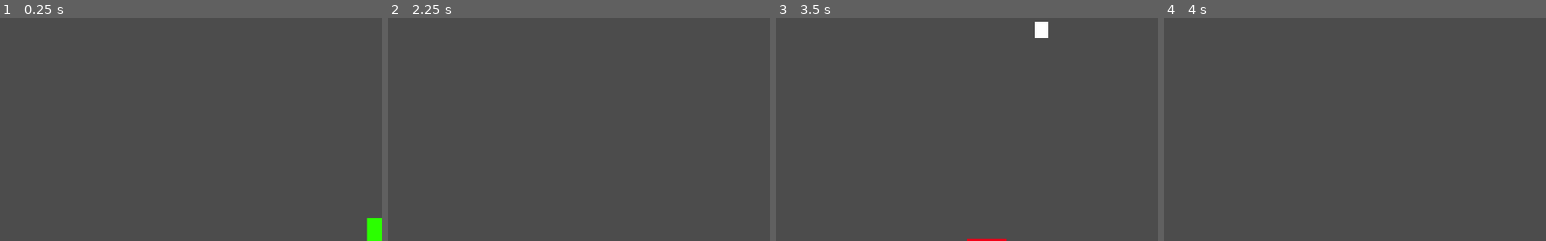
Above: before the commit, frames 1-4 (left to right).
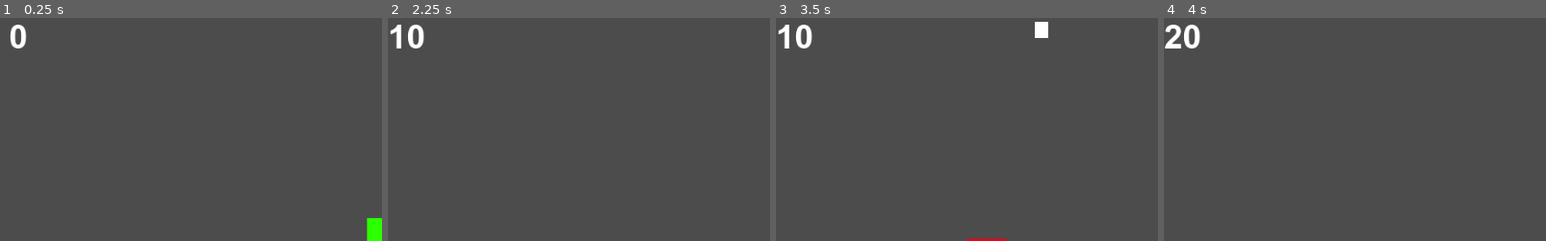
Above: after the commit, the same moments.

Repository: deengames-prototypes/spider-squasher
Game: Godot game, scene res://MainScene.tscn
Same seed, same stepped clock (60 frames per second), same inputs: the game is played once before the commit and once after it.
Inputs (mouse positions are % of the whole screen's width and height, from its top left):
- Up to frame 1 (0.25 s): no input
- Up to frame 2 (2.25 s): tap Enter at 0.5 s; move the mouse to (72, 45) at 0.52 s; press the mouse at (72, 45) at 0.53 s; hold D (move_right) 0.53-1.25 s; right-click (72, 45) at 0.8 s; release the mouse at (72, 45) at 1.25 s; drag from (30, 55) to (45, 70) at 1.27 s; move the mouse to (60, 28) at 2.02 s; press the mouse at (60, 28) at 2.03 s; hold D (move_right) from 2.03 s (still down)
- Up to frame 3 (3.5 s): right-click (60, 28) at 2.3 s; release D (move_right) at 2.75 s; release the mouse at (60, 28) at 2.75 s; drag from (45, 70) to (20, 35) at 2.77 s
- Up to frame 4 (4 s): move the mouse to (80, 65) at 3.52 s; hold A (move_left) from 3.53 s (still down); hold Right mouse button (shoot_plasma) from 3.53 s (still down); tap E at 3.6 s; click (80, 65) at 3.67 s
The pictures show only the part of the screen within x 0-50%, y 0-50%; the shares and areas given below are measured in that part.

The runs differ from the first frame. In frame 1, 0.3% of the frame differs, in the area x 2-7%, y 2-14%; in frame 2, 0.5%; in frame 3, 0.5%; in frame 4, 0.6%, in the area x 0-10%, y 2-14%.

Commit message:
Added score counter

Diff:
--- a/godot/Bullet.gd
+++ b/godot/Bullet.gd
@@ -3,6 +3,8 @@
 export (float) var bullet_speed = 600
 
 var velocity
+
+signal killed_enemy
 
 
 func _process(delta):
@@ -15,6 +17,7 @@
 	if info.collider.is_in_group("enemies"):
 		info.collider.queue_free()
 		queue_free()
+		emit_signal("killed_enemy")
 
 
 func init(x, y, angle):
--- a/godot/MainScene.gd
+++ b/godot/MainScene.gd
@@ -11,6 +11,7 @@
 
 var time_since_enemy_spawn = 0
 var time_since_powerup = 0
+var score = 0
 
 var powerup_table = [  # attribute, magnitude, duration
 	["movement_speed", 100, 5],
@@ -36,7 +37,7 @@
 		time_since_powerup = 0
 		var powerup_info = powerup_table[randi() % powerup_table.size()]
 		var powerup = PowerUp.instance()
-		powerup.init(powerup_info[0], powerup_info[1], powerup_info[2])
+		powerup.init($Player, powerup_info[0], powerup_info[1], powerup_info[2])
 		$Player.connect("killed", powerup, "_on_Player_killed")
 		add_child(powerup)
 
@@ -47,7 +48,14 @@
 
 func _on_Player_shoot_plasma(plasma_ball):
 	add_child(plasma_ball)
+	plasma_ball.connect("killed_enemy", self, "_on_enemy_killed")
 
 
 func _on_Player_shoot_bullet(bullet):
 	add_child(bullet)
+	bullet.connect("killed_enemy", self, "_on_enemy_killed")
+
+
+func _on_enemy_killed():
+	score += 10
+	$ScoreLabel.set_text(String(score))
--- a/godot/MainScene.tscn
+++ b/godot/MainScene.tscn
@@ -1,9 +1,18 @@
-[gd_scene load_steps=3 format=2]
+[gd_scene load_steps=5 format=2]
 
 [ext_resource path="res://MainScene.gd" type="Script" id=1]
 [ext_resource path="res://Player.tscn" type="PackedScene" id=2]
+[ext_resource path="res://arialbd.ttf" type="DynamicFontData" id=3]
 
-[node name="MainScene" type="Node2D"]
+[sub_resource type="DynamicFont" id=1]
+
+size = 45
+use_mipmaps = false
+use_filter = false
+font_data = ExtResource( 3 )
+_sections_unfolded = [ "Settings" ]
+
+[node name="MainScene" type="Node2D" index="0"]
 
 script = ExtResource( 1 )
 enemies_per_second = 0.5
@@ -13,7 +22,31 @@
 
 [node name="Player" parent="." index="0" instance=ExtResource( 2 )]
 
+position = Vector2( 703.95, 162.45 )
 _sections_unfolded = [ "Transform" ]
+
+[node name="ScoreLabel" type="Label" parent="." index="1"]
+
+anchor_left = 0.0
+anchor_top = 0.0
+anchor_right = 0.0
+anchor_bottom = 0.0
+margin_right = 50.0
+margin_bottom = 50.0
+rect_pivot_offset = Vector2( 0, 0 )
+rect_clip_content = true
+mouse_filter = 0
+mouse_default_cursor_shape = 0
+size_flags_horizontal = 1
+size_flags_vertical = 1
+custom_fonts/font = SubResource( 1 )
+text = "0"
+align = 1
+valign = 1
+percent_visible = 1.0
+lines_skipped = 0
+max_lines_visible = -1
+_sections_unfolded = [ "Rect", "custom_fonts" ]
 
 [connection signal="killed" from="Player" to="." method="_on_Player_killed"]
 
--- a/godot/PlasmaCharge.gd
+++ b/godot/PlasmaCharge.gd
@@ -6,6 +6,8 @@
 var player
 var is_shot = false
 var velocity
+
+signal killed_enemy
 
 
 func init(plyr):
@@ -32,3 +34,4 @@
 		if collision_info != null:
 			if collision_info.collider.is_in_group("enemies"):
 				collision_info.collider.queue_free()
+				emit_signal("killed_enemy")
--- a/godot/PowerUp.gd
+++ b/godot/PowerUp.gd
@@ -2,7 +2,7 @@
 
 var powered_attribute
 var magnitude
-var powered_thing
+var player
 var is_activated = false
 
 func _ready():
@@ -12,24 +12,24 @@
 	position.y = rand_range(0, height)
 
 
-func init(attr, magni, duration):
+func init(_player, attr, magni, duration):
+	player = _player
 	powered_attribute = attr
 	magnitude = magni
 	$Timer.set_wait_time(duration)
 
 func _on_PowerUp_body_entered(body):
-	if body.get(powered_attribute) != null and not is_activated:
+	if body == player and not is_activated:
 		is_activated = true
-		powered_thing = body
-		powered_thing.set(powered_attribute, powered_thing.get(powered_attribute) + magnitude)
+		player.set(powered_attribute, player.get(powered_attribute) + magnitude)
 		hide()
-		print(powered_attribute, ' : ', powered_thing.get(powered_attribute))
+		print(player, ' : ', player.get(powered_attribute))
 		$Timer.start()
 
 
 func _on_Timer_timeout():
-	powered_thing.set(powered_attribute, powered_thing.get(powered_attribute) - magnitude)
-	print(powered_attribute, ' ; ', powered_thing.get(powered_attribute))
+	player.set(powered_attribute, player.get(powered_attribute) - magnitude)
+	print(powered_attribute, ' ; ', player.get(powered_attribute))
 
 
 func _on_Player_killed():
--- a/godot/PowerUp.tscn
+++ b/godot/PowerUp.tscn
@@ -7,7 +7,7 @@
 custom_solver_bias = 0.0
 radius = 14.2295
 
-[node name="PowerUp" type="Area2D" index="0"]
+[node name="PowerUp" type="Area2D"]
 
 input_pickable = true
 gravity_vec = Vector2( 0, 0 )
Binary file added: godot/arialbd.ttf
